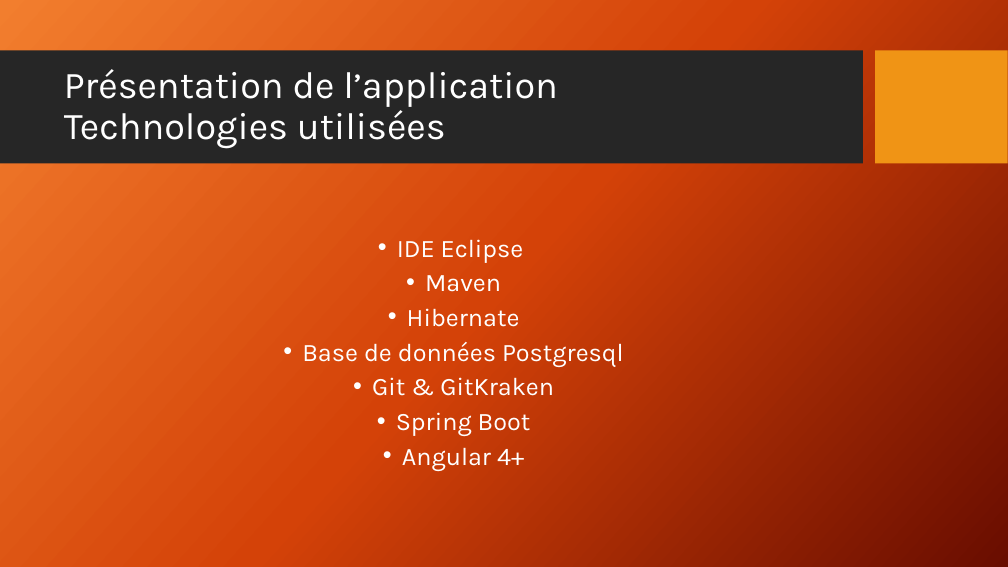
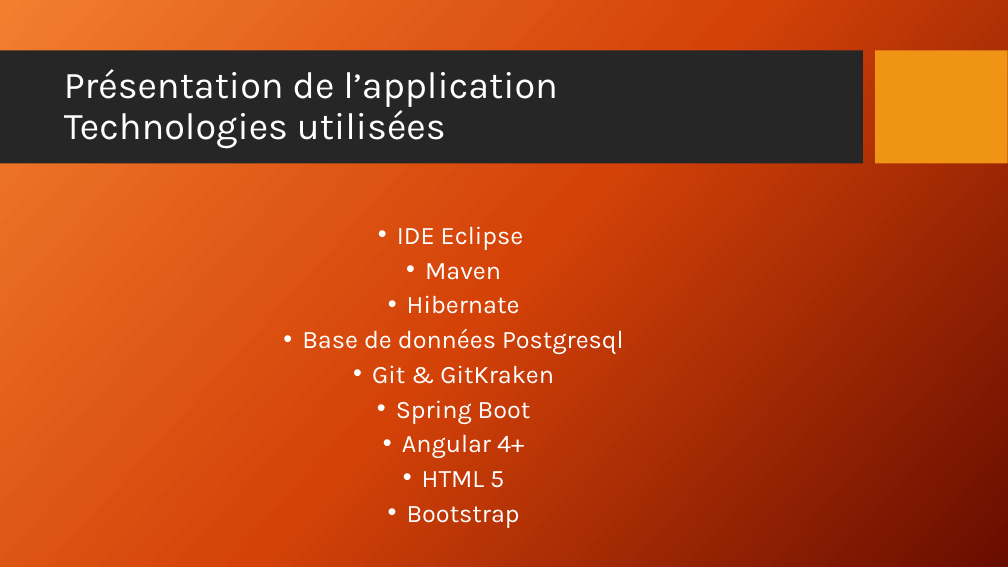
Before and after one commit to Moth8959/Projet_Final, a slide deck: slide 10 of Projet final.pptx. Drawn at 1008x567 pixels with LibreOffice and Linux fonts; fonts in the diff are those of the drawing; background and template pictures are left out. Boxes give left, top, right and bottom in pixels: in the first picture for what was removed or moved away, otherwise in the second. Text is boxed around its words. In the diff, an @@ line names an element or a change of style, - is before the commit and + after.

```diff
--- a/Projet final.pptx
+++ b/Projet final.pptx
@@ text "IDE Eclipse": place and size @@
-text "IDE Eclipse" at box(302, 239, 624, 471)
+text "IDE Eclipse" at box(302, 226, 624, 528)
@@ text at box(407, 471, 520, 528): paragraphs added @@
+• HTML 5
+• Bootstrap
```
Also in this commit, not shown: 3 other slides changed, 1 slide removed.
